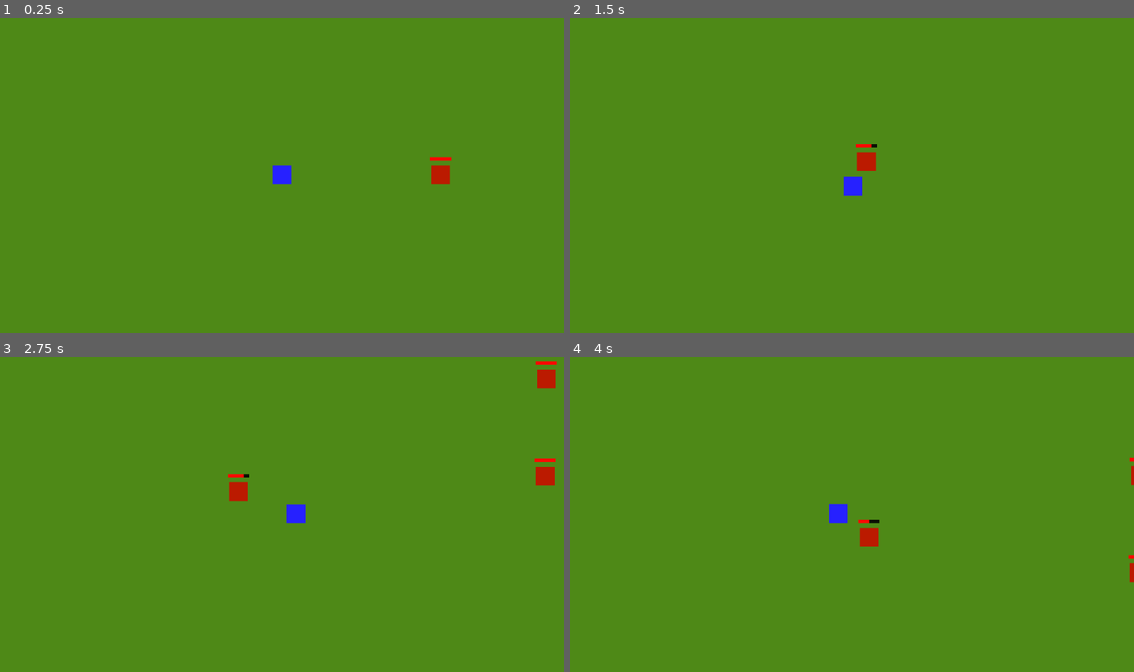
Above: before the commit, frames 1-4 (two rows, left to right).
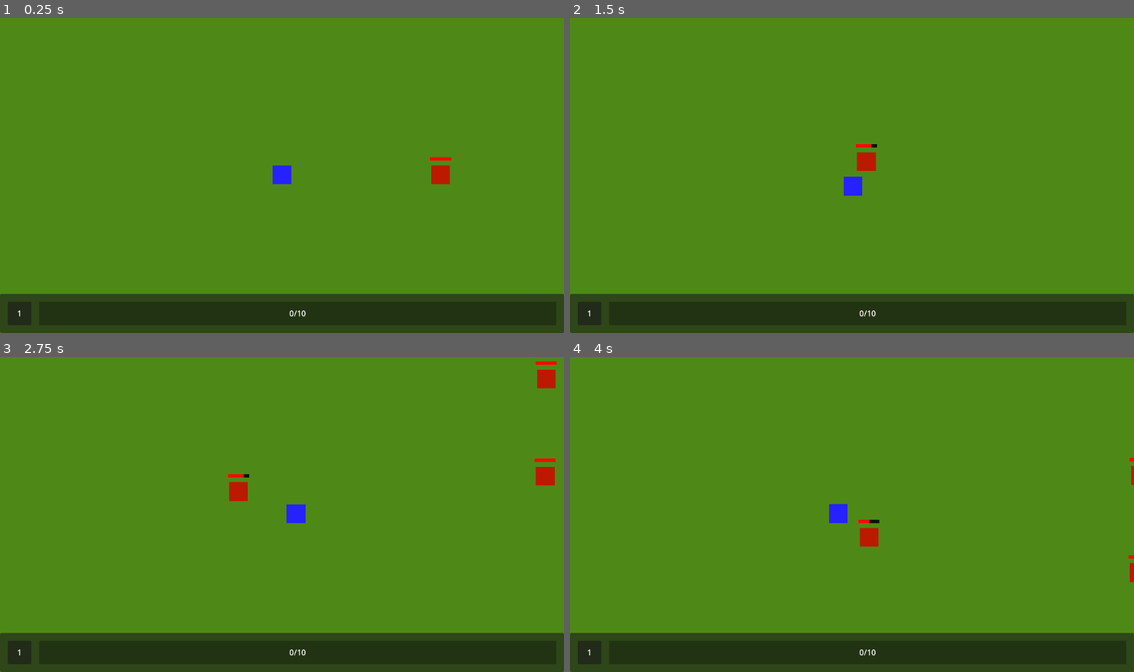
Above: after the commit, the same moments.

Repository: denisshkytko/mmo-mvp-godot
Game: Godot game, scene res://scenes/Main.tscn
Same seed, same stepped clock (60 frames per second), same inputs: the game is played once before the commit and once after it.
Inputs:
- Up to frame 1 (0.25 s): no input
- Up to frame 2 (1.5 s): hold Right (ui_right) 0.53-1.28 s; tap E (loot) at 0.6, 1.35 s; hold Down (ui_down) from 1.28 s (still down)
- Up to frame 3 (2.75 s): release Down (ui_down) at 2.03 s; hold Right (ui_right) from 2.03 s (still down); tap E (loot) at 2.1 s
- Up to frame 4 (4 s): release Right (ui_right) at 2.78 s; hold Up (ui_up) 2.78-3.53 s; tap E (loot) at 2.85, 3.6 s; hold Left (ui_left) from 3.53 s (still down)

The runs differ from the first frame. In frame 1, 13% of the frame differs, in the area x 0-100%, y 87-100%; in frame 2, 13%; in frame 3, 13%; in frame 4, 13%.

Commit message:
Stage 7B: HUD for level and xp bar

Diff:
--- /dev/null
+++ b/scenes/HUD.tscn
@@ -0,0 +1,78 @@
+[gd_scene load_steps=2 format=3 uid="uid://167bw0aqye6e"]
+
+[ext_resource type="Script" uid="uid://kdxdow1la4n8" path="res://scripts/Hud.gd" id="1_qpvh6"]
+
+[node name="Hud" type="CanvasLayer"]
+script = ExtResource("1_qpvh6")
+
+[node name="Root" type="Control" parent="."]
+layout_mode = 3
+anchors_preset = 12
+anchor_top = 1.0
+anchor_right = 1.0
+anchor_bottom = 1.0
+offset_top = -80.0
+grow_horizontal = 2
+grow_vertical = 0
+
+[node name="BarPanel" type="Panel" parent="Root"]
+layout_mode = 1
+anchors_preset = 15
+anchor_right = 1.0
+anchor_bottom = 1.0
+grow_horizontal = 2
+grow_vertical = 2
+
+[node name="XpBar" type="Control" parent="Root/BarPanel"]
+anchors_preset = 0
+offset_left = 80.0
+offset_top = 16.0
+offset_right = 1136.0
+offset_bottom = 64.0
+
+[node name="Back" type="ColorRect" parent="Root/BarPanel/XpBar"]
+layout_mode = 1
+anchors_preset = 15
+anchor_right = 1.0
+anchor_bottom = 1.0
+grow_horizontal = 2
+grow_vertical = 2
+color = Color(0.007843138, 0, 0.011764706, 0.27058825)
+
+[node name="Fill" type="ColorRect" parent="Root/BarPanel/XpBar"]
+layout_mode = 1
+anchors_preset = 15
+anchor_right = 1.0
+anchor_bottom = 1.0
+grow_horizontal = 2
+grow_vertical = 2
+color = Color(0.33448496, 0.0014110011, 0.66417104, 1)
+
+[node name="XpText" type="Label" parent="Root/BarPanel/XpBar"]
+layout_mode = 1
+anchors_preset = 15
+anchor_right = 1.0
+anchor_bottom = 1.0
+grow_horizontal = 2
+grow_vertical = 2
+text = "0/10"
+horizontal_alignment = 1
+vertical_alignment = 1
+
+[node name="LevelBadge" type="Panel" parent="Root/BarPanel"]
+layout_mode = 0
+offset_left = 16.0
+offset_top = 16.0
+offset_right = 64.0
+offset_bottom = 64.0
+
+[node name="LevelLabel" type="Label" parent="Root/BarPanel/LevelBadge"]
+layout_mode = 1
+anchors_preset = 15
+anchor_right = 1.0
+anchor_bottom = 1.0
+grow_horizontal = 2
+grow_vertical = 2
+text = "1"
+horizontal_alignment = 1
+vertical_alignment = 1
--- a/scenes/Main.tscn
+++ b/scenes/Main.tscn
@@ -5,7 +5,7 @@
 [ext_resource type="Script" uid="uid://f3eu0mi82ub7" path="res://scripts/Game_manager.gd" id="3_0bbpv"]
 [ext_resource type="PackedScene" uid="uid://bq1obwgfdui1f" path="res://scenes/InventoryUI.tscn" id="4_rarhs"]
 [ext_resource type="PackedScene" uid="uid://cyfwx2chmt82i" path="res://scenes/LootUI.tscn" id="5_vcsgt"]
-[ext_resource type="Script" uid="uid://65yhursyacwe" path="res://scripts/LootUI.gd" id="6_c01mt"]
+[ext_resource type="PackedScene" uid="uid://167bw0aqye6e" path="res://scenes/HUD.tscn" id="6_c01mt"]
 
 [node name="Main" type="Node2D"]
 
@@ -20,7 +20,8 @@
 [node name="GameManager" type="Node2D" parent="World" groups=["game_manager"]]
 script = ExtResource("3_0bbpv")
 
-[node name="InventoryUi" parent="." instance=ExtResource("4_rarhs")]
+[node name="Hud" parent="." instance=ExtResource("6_c01mt")]
 
 [node name="LootUi" parent="." groups=["loot_ui"] instance=ExtResource("5_vcsgt")]
-script = ExtResource("6_c01mt")
+
+[node name="InventoryUi" parent="." instance=ExtResource("4_rarhs")]
--- /dev/null
+++ b/scripts/Hud.gd
@@ -0,0 +1,32 @@
+extends CanvasLayer
+
+@onready var level_label: Label = $Root/BarPanel/LevelBadge/LevelLabel
+@onready var fill: ColorRect = $Root/BarPanel/XpBar/Fill
+@onready var xp_text: Label = $Root/BarPanel/XpBar/XpText
+@onready var xp_bar: Control = $Root/BarPanel/XpBar
+
+var player: Node = null
+var _full_width: float = 0.0
+
+func _ready() -> void:
+	player = get_tree().get_first_node_in_group("player")
+	_full_width = xp_bar.size.x
+
+func _process(_delta: float) -> void:
+	if player == null or not is_instance_valid(player):
+		player = get_tree().get_first_node_in_group("player")
+		return
+
+	# Player должен иметь level/xp/xp_to_next (мы их добавили)
+	var lvl: int = int(player.level)
+	var cur: int = int(player.xp)
+	var need: int = max(1, int(player.xp_to_next))
+
+	level_label.text = str(lvl)
+	xp_text.text = "%d/%d" % [cur, need]
+
+	var ratio: float = float(cur) / float(need)
+	ratio = clamp(ratio, 0.0, 1.0)
+
+	# меняем ширину Fill, чтобы бар заполнялся
+	fill.size.x = _full_width * ratio
Not shown, added: scripts/Hud.gd.uid
